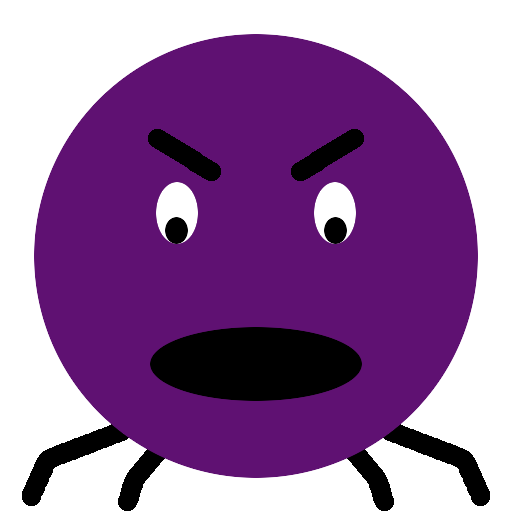
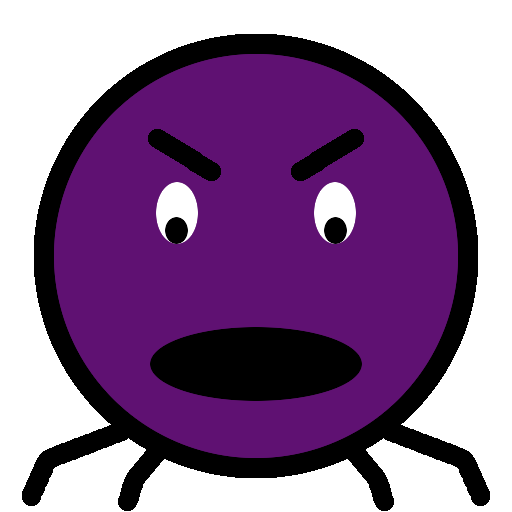
Revision of a layered 512px x 512px image; what changed, layer by layer:
added layer "BodyOutline" above "Body_r222_c256256" over [34, 34, 478, 478]
